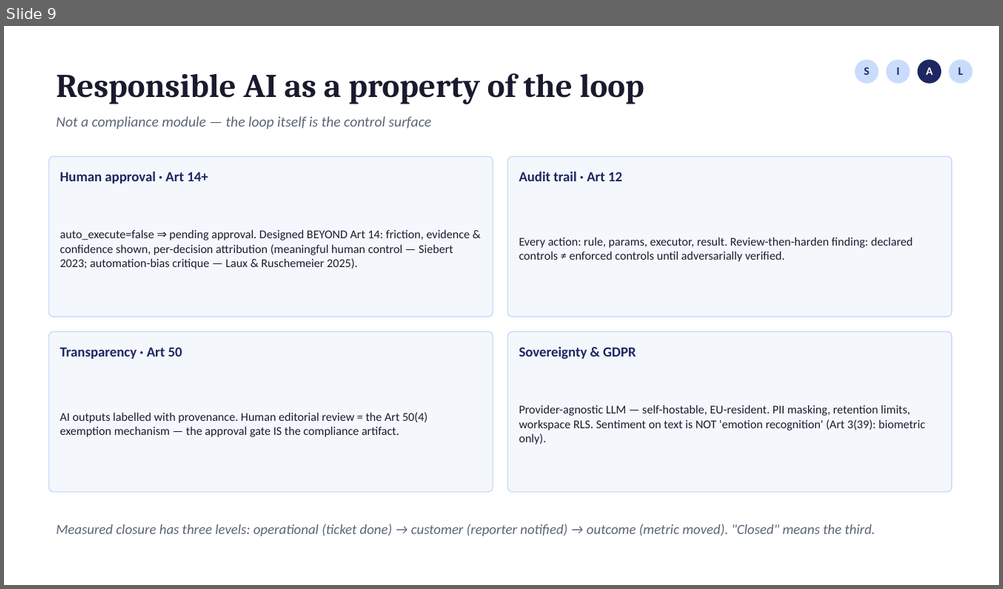
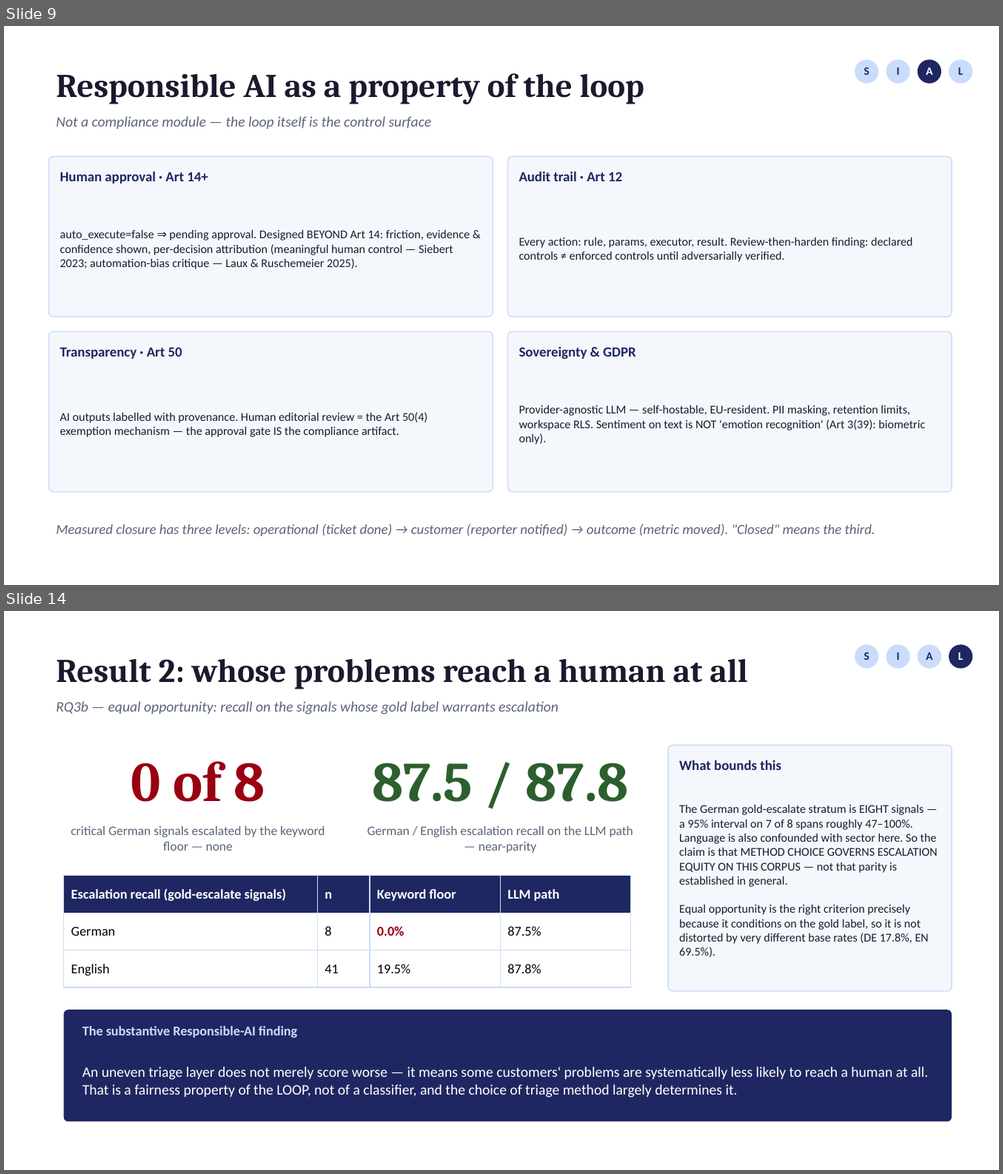
Before and after one commit to fogu13/CLARA, a slide deck: thesis/defense/defense_deck.pptx. Shown one above the other, each under a label of ours: slide 9 before the commit, slides 9 and 14 after it; the slides between them are not shown. The pictures are 1003x589 and 1003x1174 pixels, drawn with LibreOffice and Linux fonts; fonts in the diff are those of the drawing. Boxes give left, top, right and bottom in pixels: in the first picture for what was removed or moved away, otherwise in the second. Text is boxed around its words. In the diff, an @@ line names an element or a change of style, - is before the commit and + after.

```diff
--- a/thesis/defense/defense_deck.pptx
+++ b/thesis/defense/defense_deck.pptx
@@ slide 14 added at (4,611,999,1170), background #FFFFFF @@
@@ ellipse added at (854,644,879,669), fill #CADCFC @@
@@ text added at (864,652,869,660), 11 pt, text #1E2761, bold @@
+S
@@ ellipse added at (886,644,910,669), fill #CADCFC @@
@@ text added at (896,652,899,660), 11 pt, text #1E2761, bold @@
+I
@@ ellipse added at (917,644,941,669), fill #CADCFC @@
@@ text added at (925,652,932,660), 11 pt, text #1E2761, bold @@
+A
@@ ellipse added at (948,644,973,669), fill #1E2761 @@
@@ text added at (958,652,962,660), 11 pt, text #FFFFFF, bold @@
+L
@@ text added at (56,659,747,689), 32 pt, text #1A1A2E, bold @@
+Result 2: whose problems reach a human at all
@@ text added at (56,701,558,715), 14 pt, text #5A6478, italic @@
+RQ3b — equal opportunity: recall on the signals whose gold label warrants escalation
@@ text added at (131,761,265,802), 54 pt, text #990011, bold @@
+0 of 8
@@ text added at (372,763,629,802), 54 pt, text #2C5F2D, bold @@
+87.5 / 87.8
@@ rounded rectangle added at (668,745,951,991), fill #F4F7FC, outline #CADCFC 1 pt @@
@@ text added at (679,760,781,770), 13.5 pt, text #1E2761, bold @@
+What bounds this
@@ text added at (679,804,937,957), 11.5 pt, text #1A1A2E @@
+The German gold-escalate stratum is EIGHT signals — a 95% interval on 7 of 8 spans roughly 47–100%. Language is also confounded with sector here. So the claim is that METHOD CHOICE GOVERNS ESCALATION EQUITY ON THIS CORPUS — not that parity is established in general.
+Equal opportunity is the right criterion precisely because it conditions on the gold label, so it is not distorted by very different base rates (DE 17.8%, EN 69.5%).
@@ text added at (71,826,325,851), 12.5 pt, text #5A6478 @@
+critical German signals escalated by the keyword floor — none
@@ text added at (367,826,633,853), 12.5 pt, text #5A6478 @@
+German / English escalation recall on the LLM path — near-parity
@@ table added at (64,876,631,979), 3 rows, 4 columns @@
+Escalation recall (gold-escalate signals) | n | Keyword floor | LLM path
+German | 8 | 0.0% | 87.5%
+English | 41 | 19.5% | 87.8%
@@ rounded rectangle added at (64,1010,951,1122), fill #1E2761 @@
@@ text added at (82,1026,297,1038), 13 pt, text #CADCFC, bold @@
+The substantive Responsible-AI finding
@@ text added at (82,1067,928,1098), 14 pt, text #FFFFFF @@
+An uneven triage layer does not merely score worse — it means some customers' problems are systematically less likely to reach a human at all. That is a fairness property of the LOOP, not of a classifier, and the choice of triage method largely determines it.
```
Also in this commit, not shown: 11 slides changed, 1 other slide added, 1 other file.
